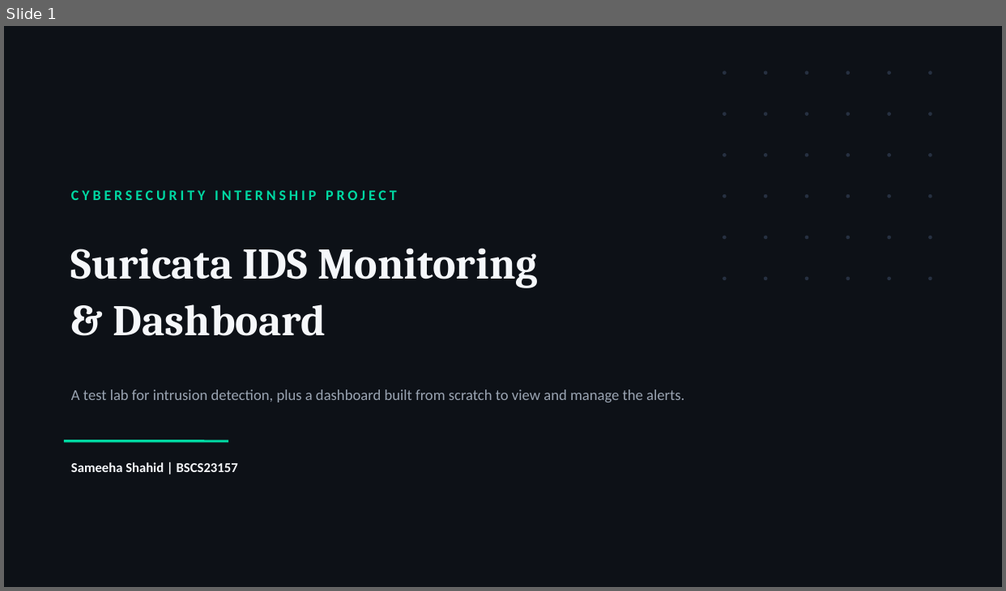
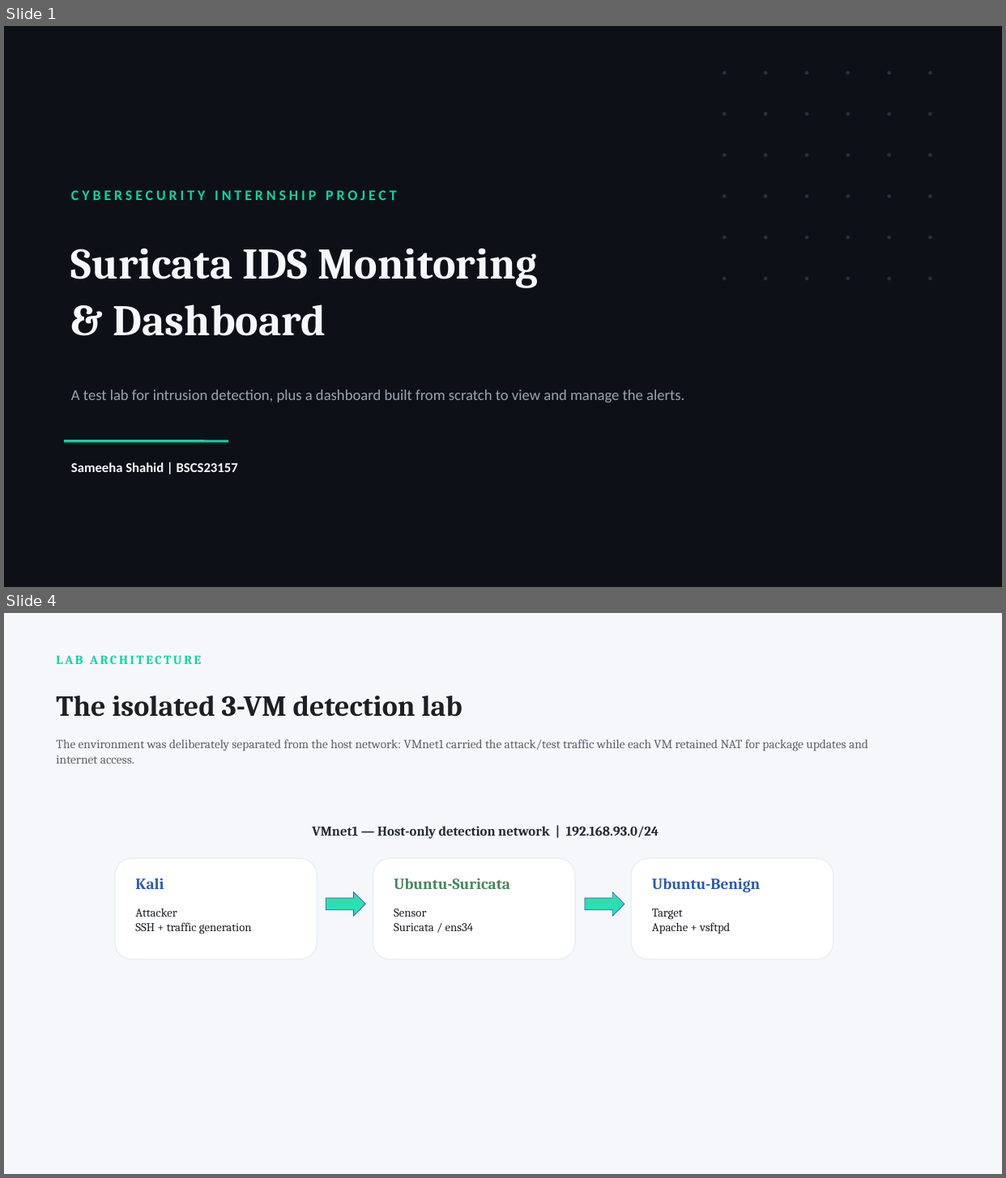
Before and after one commit to Sameeha135/suricata-ids-lab, a slide deck: 2026-08-24_to_2026-08-28_Documentation/Suricata_Project_Presentation.pptx. Shown one above the other, each under a label of ours: slide 1 before the commit, slides 1 and 4 after it; the slides between them are not shown. The pictures are 1006x591 and 1006x1178 pixels, drawn with LibreOffice and Linux fonts; fonts in the diff are those of the drawing. Boxes give left, top, right and bottom in pixels: in the first picture for what was removed or moved away, otherwise in the second. Text is boxed around its words. In the diff, an @@ line names an element or a change of style, - is before the commit and + after.

```diff
--- a/2026-08-24_to_2026-08-28_Documentation/Suricata_Project_Presentation.pptx
+++ b/2026-08-24_to_2026-08-28_Documentation/Suricata_Project_Presentation.pptx
@@ slide 4 added at (x1=4, y1=613, x2=1002, y2=1174), background #F5F7FA @@
@@ text added at (x1=56, y1=655, x2=201, y2=664), 12 pt, text #00D9A3, bold @@
+LAB ARCHITECTURE
@@ text added at (x1=56, y1=696, x2=462, y2=717), 28 pt, text #1C1F24, bold @@
+The isolated 3-VM detection lab
@@ text added at (x1=56, y1=739, x2=868, y2=764), 12 pt, text #5C636E @@
+The environment was deliberately separated from the host network: VMnet1 carried the attack/test traffic while each VM retained NAT for package updates and internet access.
@@ text added at (x1=312, y1=826, x2=659, y2=839), 13 pt, text #232A34, bold @@
+VMnet1 — Host-only detection network | 192.168.93.0/24
@@ rounded rectangle added at (x1=115, y1=858, x2=317, y2=960), fill #FFFFFF, outline #E8EDF5 1 pt @@
@@ text added at (x1=135, y1=878, x2=164, y2=889), 15 pt, text #2B5CB0, bold @@
+Kali
@@ rounded rectangle added at (x1=373, y1=858, x2=575, y2=960), fill #FFFFFF, outline #E8EDF5 1 pt @@
@@ text added at (x1=394, y1=878, x2=510, y2=889), 15 pt, text #48855D, bold @@
+Ubuntu-Suricata
@@ rounded rectangle added at (x1=632, y1=858, x2=833, y2=960), fill #FFFFFF, outline #E8EDF5 1 pt @@
@@ text added at (x1=652, y1=878, x2=760, y2=893), 15 pt, text #2B5CB0, bold @@
+Ubuntu-Benign
@@ right arrow added at (x1=326, y1=892, x2=365, y2=916), fill #2EDEB3, outline #2B5CB0 0.5 pt @@
@@ right arrow added at (x1=585, y1=892, x2=624, y2=916), fill #2EDEB3, outline #2B5CB0 0.5 pt @@
@@ text added at (x1=135, y1=909, x2=252, y2=935), 11.5 pt, text #1C1F24 @@
+Attacker
+SSH + traffic generation
@@ text added at (x1=394, y1=909, x2=474, y2=931), 11.5 pt, text #1C1F24 @@
+Sensor
+Suricata / ens34
@@ text added at (x1=652, y1=909, x2=730, y2=934), 11.5 pt, text #1C1F24 @@
+Target
+Apache + vsftpd
```
Also in this commit, not shown: 9 slides changed, 19 other slides added, 1 slide removed, 3 other files.
